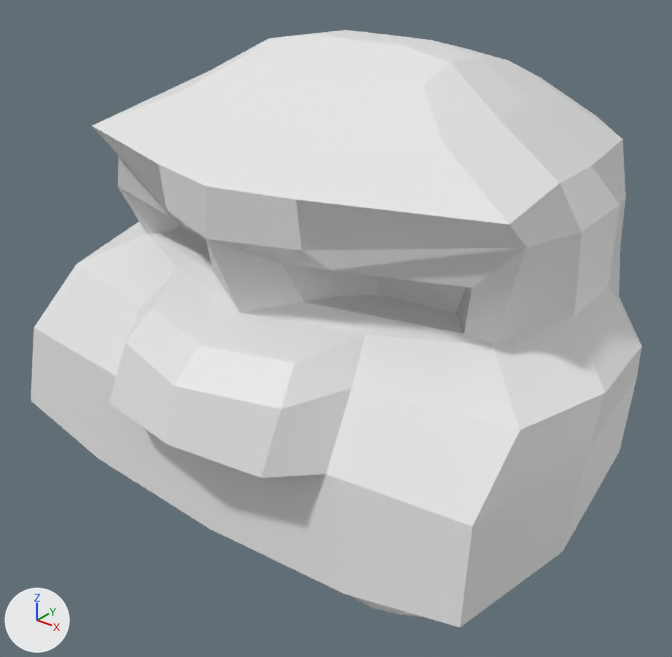
Renders of the FBX model Assets/Models/Head_Basic.fbx from each side of a commit.
Camera for both pictures: a camera (50 mm lens) standing at (-16.49, -4.76, 20.34) and looking at (-20.16, -0.18, 17.5). The lights are fixed; the arrows at lower left show +X, +Y and +Z. Where no turn or scale is listed for an object, it has been applied to the vertices.

The first picture shows 'Head Piece'.
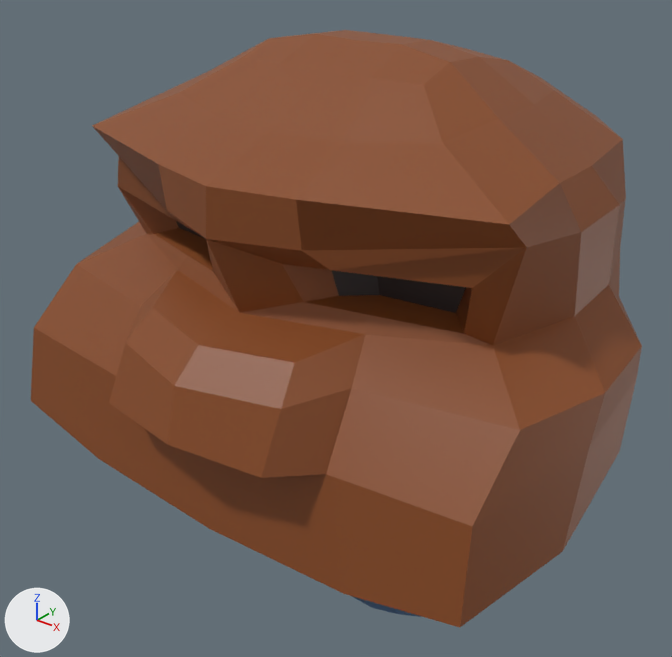
Changed parts and their boxes [x1, y1, x2, y2] in the pictures (672 x 657 px):
'Head Piece', recoloured (white to brown): [31, 30, 642, 627] in both

The change in detail:
Picture 'Mech_Alb.png' (img_mech_alb_png) is new.
Material 'Mech Texture' (mat_mech_texture) is new.
Its texture is img_mech_alb_png.
me_cube_015 has 246 vertices, 246 faces and spans x -1.98..1.98, y -1.88..1.64, z 0.07..4.19.
me_cube_015 now uses material mat_mech_texture (picture img_mech_alb_png).
